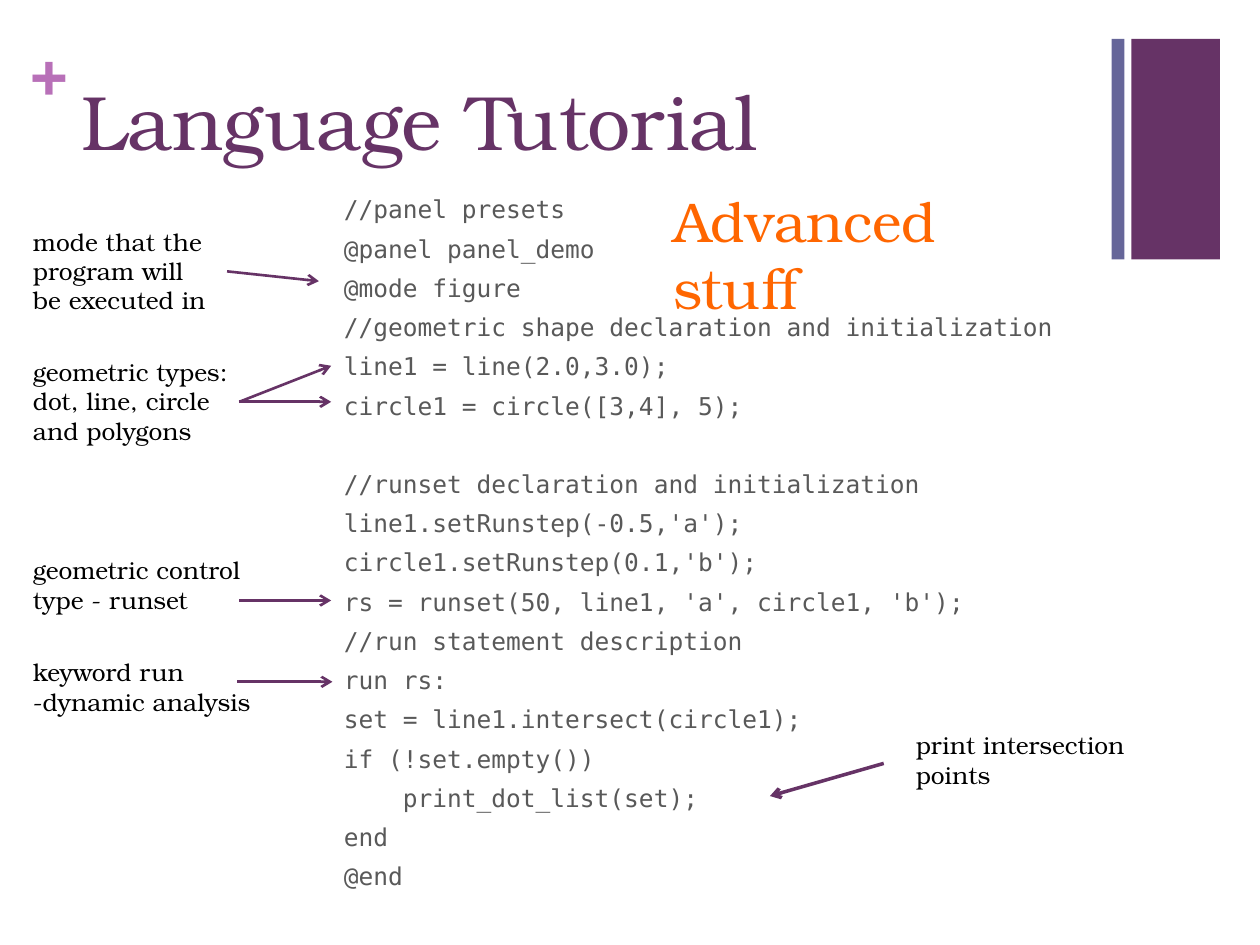
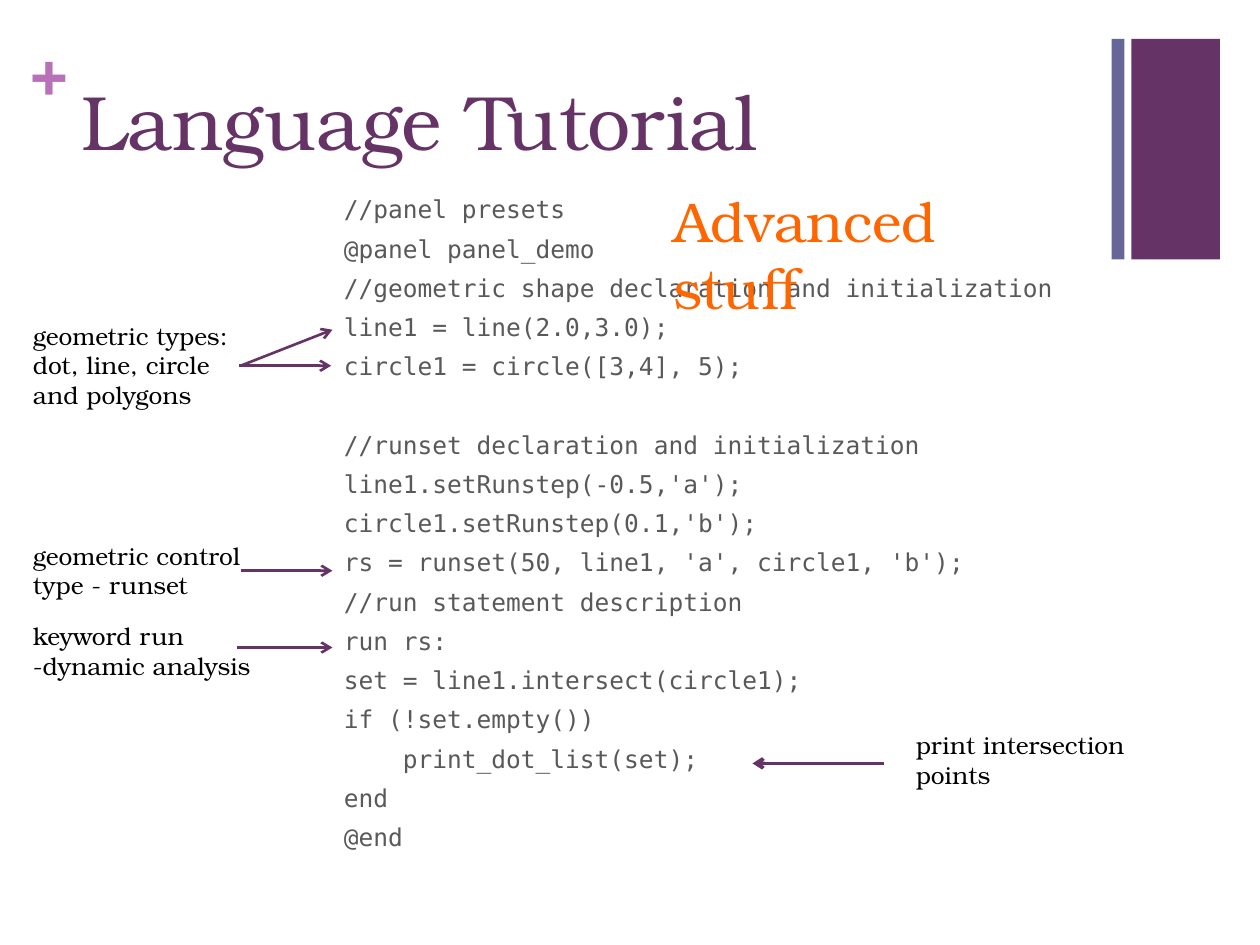
Before and after one commit to chaozc/Geo, a slide deck: slide 5 of Geo presentation.pptx. Drawn at 1260x945 pixels with LibreOffice and Linux fonts; fonts in the diff are those of the drawing. Boxes give left, top, right and bottom in pixels: in the first picture for what was removed or moved away, otherwise in the second. Text is boxed around its words. In the diff, an @@ line names an element or a change of style, - is before the commit and + after.

```diff
--- a/Geo presentation.pptx
+++ b/Geo presentation.pptx
@@ text removed at (33,233,206,310) @@
-mode that the program will be executed in
@@ arrow removed from (227, 271) to (319, 281) @@
@@ text at (344,278,521,303): paragraph removed @@
-@mode figure
@@ 3 arrows, 2 texts: place and size @@
-3 arrows, 2 texts at (33,364,333,717)
+3 arrows, 2 texts at (33,328,333,681)
@@ text "geometric control type - runset": place and size @@
-text "geometric control type - runset" at (33,561,240,615)
+text "geometric control type - runset" at (33,547,240,600)
@@ arrow moved from (239, 601) - (331, 601) to (241, 571) - (333, 571) @@
@@ arrow moved from (883, 764) - (770, 796) to (883, 764) - (752, 764) @@
```
Also in this commit, not shown: 2 other slides changed, 1 slide removed.
